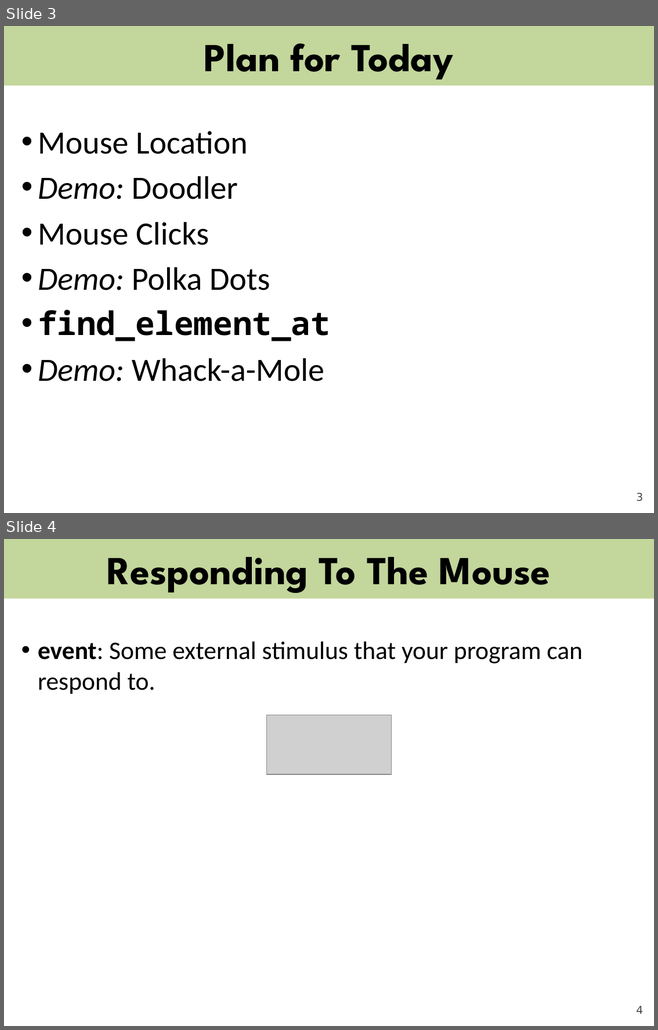
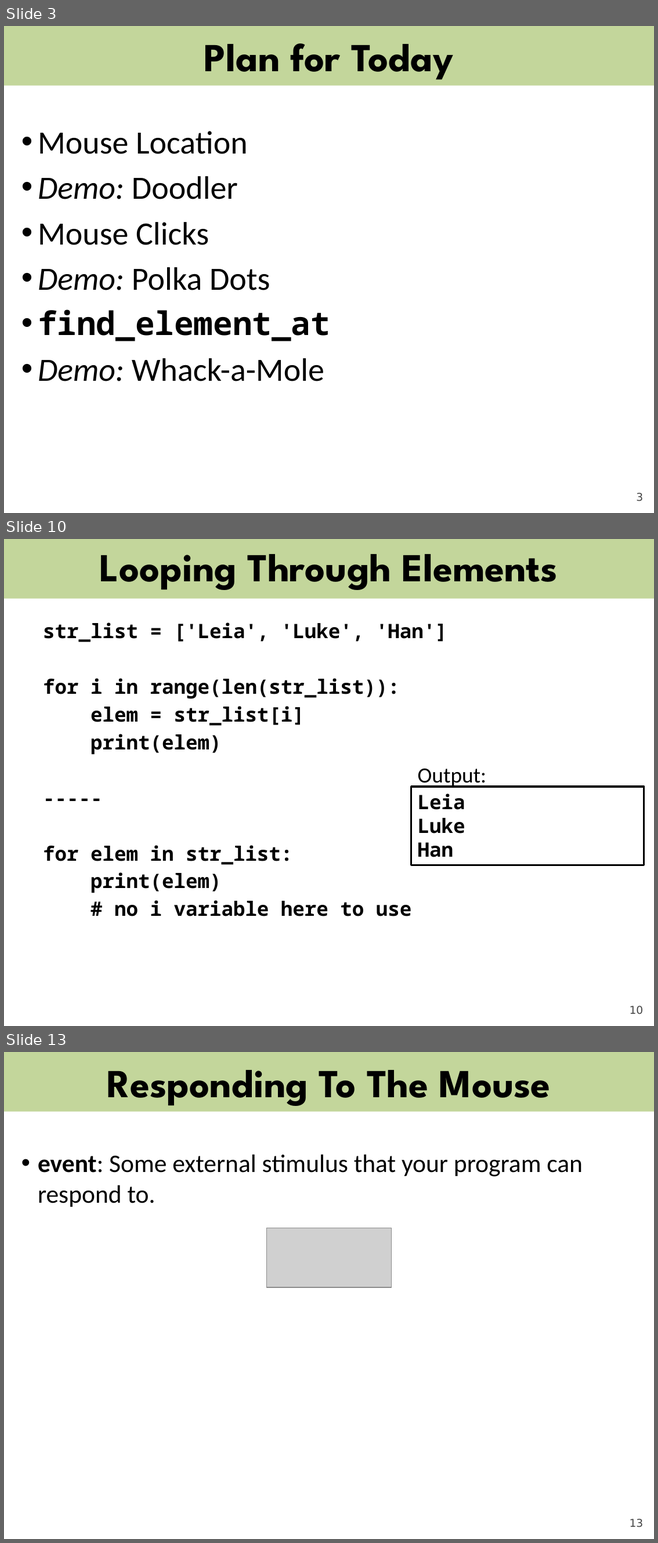
Before and after one commit to csbridge/csbridge2020, a slide deck: docs/slides/12-Mouse.pptx. Shown one above the other, each under a label of ours: slides 3 and 4 before the commit, slides 3, 10 and 13 after it; the slides between them are not shown. The pictures are 658x1030 and 658x1543 pixels, drawn with LibreOffice and Linux fonts; fonts in the diff are those of the drawing; grey boxes stand for pictures. Boxes give left, top, right and bottom in pixels: in the first picture for what was removed or moved away, otherwise in the second. Text is boxed around its words. In the diff, an @@ line names an element or a change of style, - is before the commit and + after.

```diff
--- a/docs/slides/12-Mouse.pptx
+++ b/docs/slides/12-Mouse.pptx
@@ slide 10 added at [4,539,654,1026], background #FFFFFF; not listed: 2 template elements that a slide beside it also shows @@
@@ text added at [100,554,558,590], 44 pt, text #000000, bold @@
+Looping Through Elements
@@ text added at [43,623,447,917], 22 pt, text #000000, bold @@
+str_list = ['Leia', 'Luke', 'Han']
+for i in range(len(str_list)):
+elem = str_list[i]
+print(elem)
+-----
+for elem in str_list:
+print(elem)
+# no i variable here to use
@@ text added at [418,768,486,788], 24 pt, text #000000 @@
+Output:
@@ rectangle added at [411,787,644,865], outline #000000 2.25 pt, 22 pt, text #000000, bold @@
+Leia
+Luke
+Han
@@ what was slide 4 is now slide 13 @@
@@ page number at [629,1519,643,1528]: text changed @@
-4
+13
```
Also in this commit, not shown: 8 other slides added, 2 other files.
